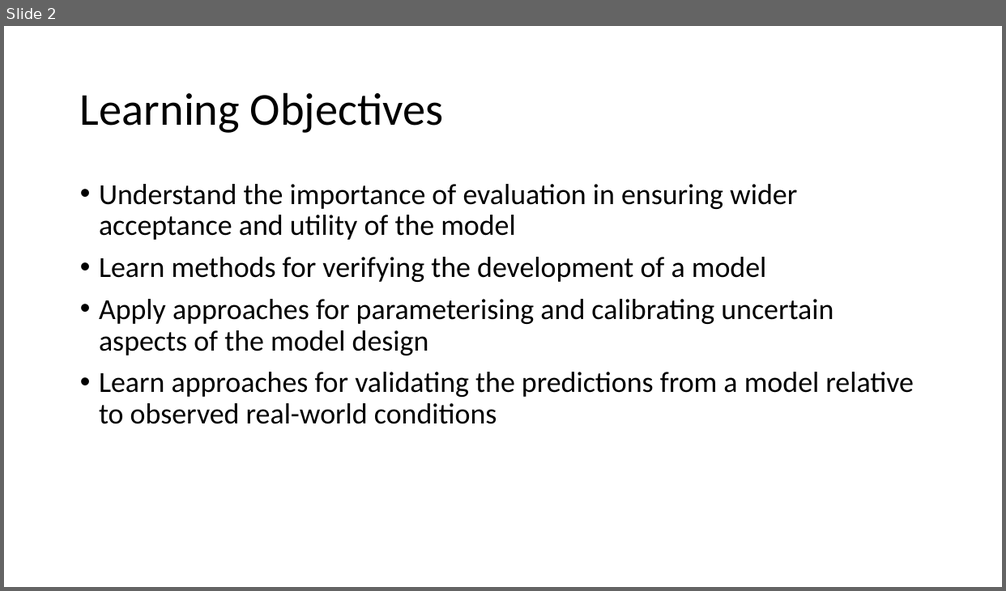
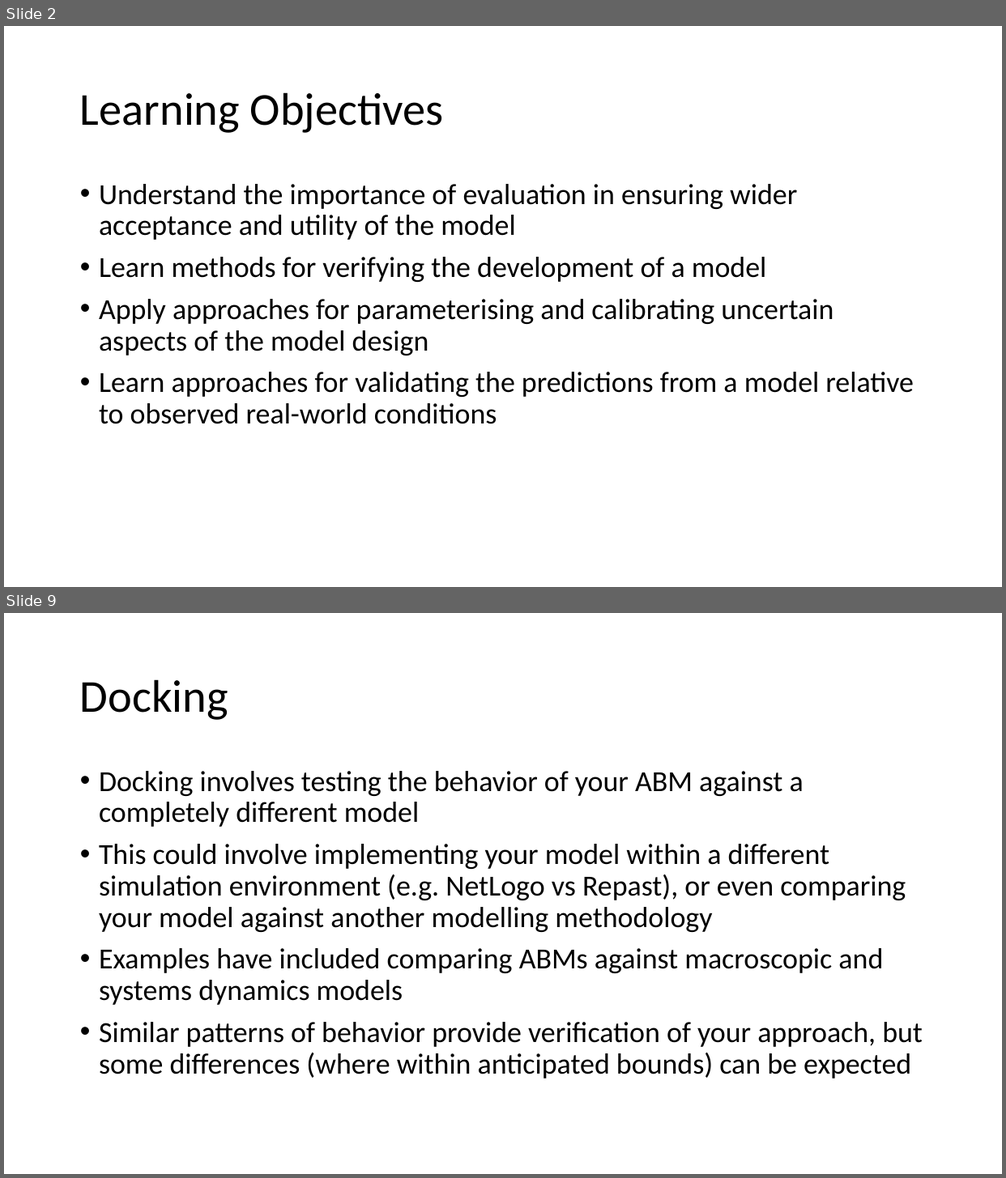
Before and after one commit to abmgis/abmgis, a slide deck: Chapter10-EvaluatingModels/Chapter10.pptx. Shown one above the other, each under a label of ours: slide 2 before the commit, slides 2 and 9 after it; the slides between them are not shown. The pictures are 1006x591 and 1006x1178 pixels, drawn with LibreOffice and Linux fonts; fonts in the diff are those of the drawing. Boxes give left, top, right and bottom in pixels: in the first picture for what was removed or moved away, otherwise in the second. Text is boxed around its words. In the diff, an @@ line names an element or a change of style, - is before the commit and + after.

```diff
--- a/Chapter10-EvaluatingModels/Chapter10.pptx
+++ b/Chapter10-EvaluatingModels/Chapter10.pptx
@@ slide 9 added at bbox=[4, 613, 1002, 1174], background #FFFFFF @@
@@ title added at bbox=[80, 679, 228, 720], 44 pt, text #000000 @@
+Docking
@@ text added at bbox=[99, 771, 923, 1079], 28 pt, text #000000 @@
+• Docking involves testing the behavior of your ABM against a completely different model
+• This could involve implementing your model within a different simulation environment (e.g. NetLogo vs Repast), or even comparing your model against another modelling methodology
+• Examples have included comparing ABMs against macroscopic and systems dynamics models
+• Similar patterns of behavior provide verification of your approach, but some differences (where within anticipated bounds) can be expected
```
Also in this commit, not shown: 2 slides changed, 12 other slides added, 1 slide removed.
